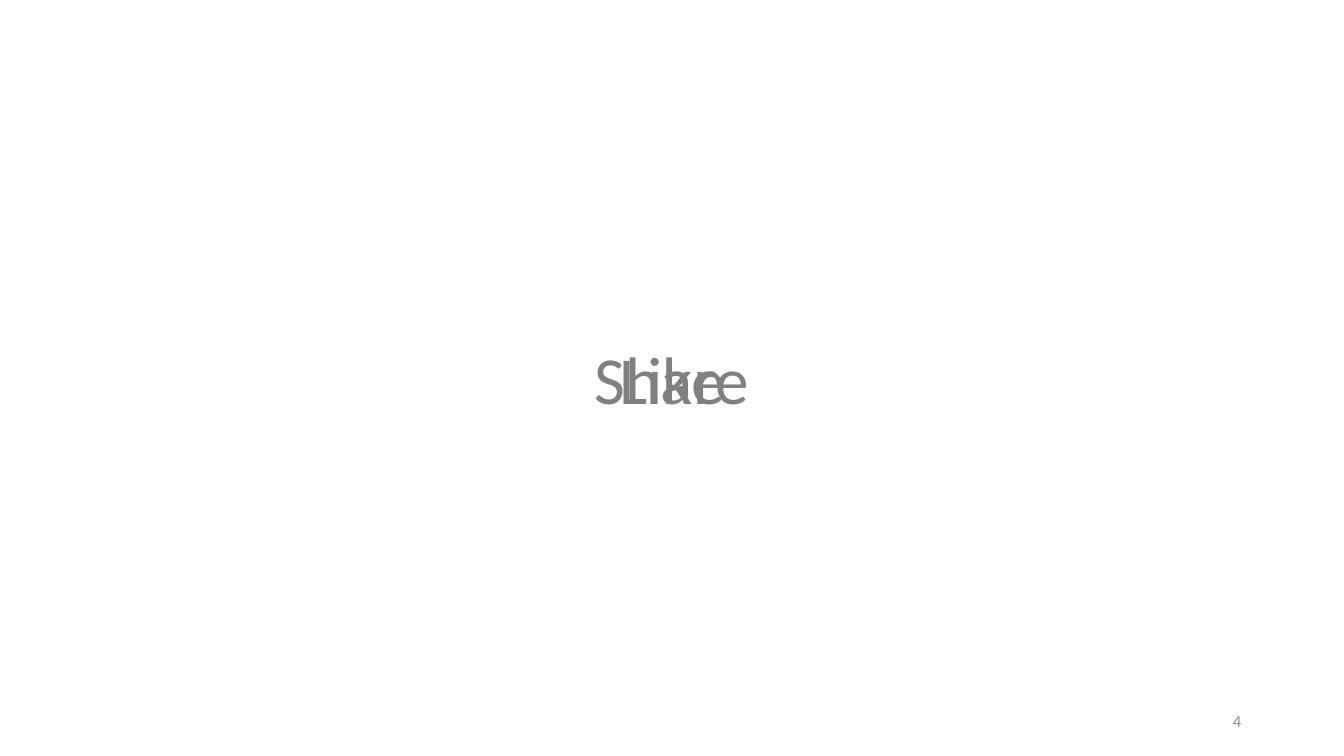
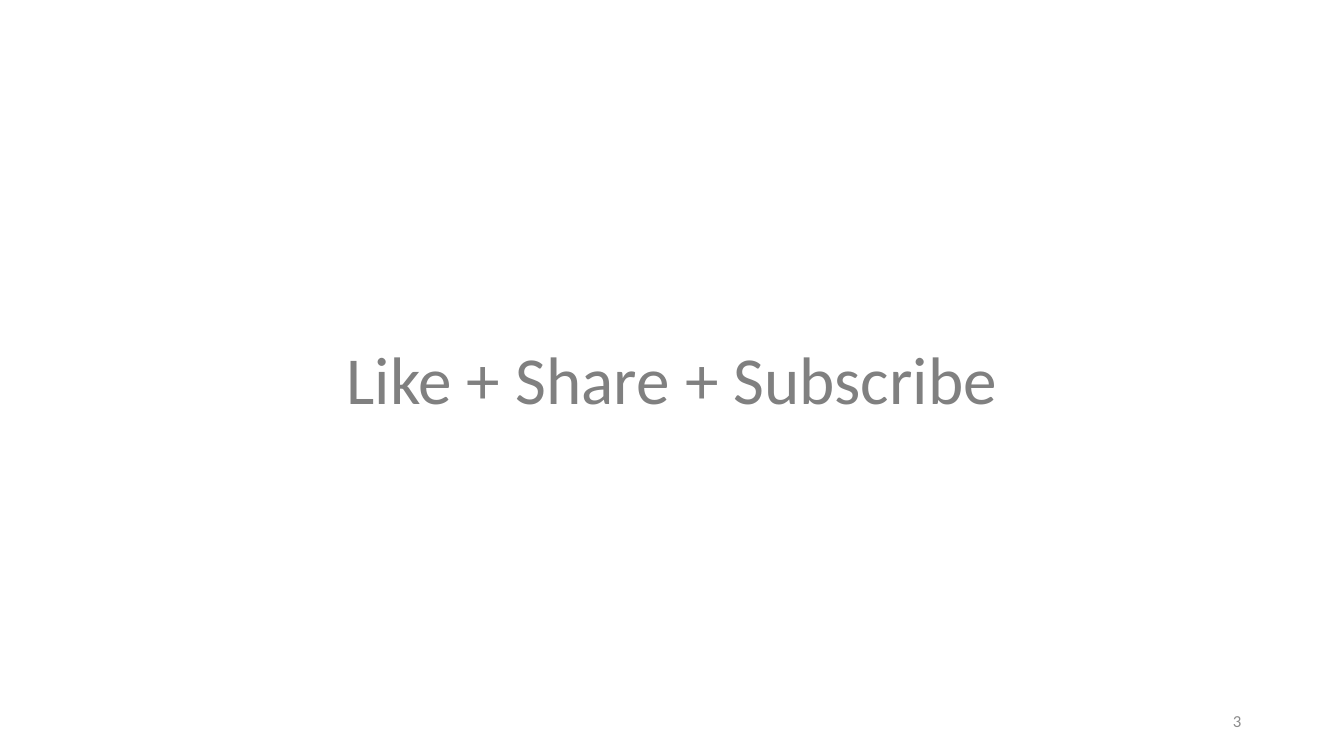
Before and after one commit to aukgit/How-to-install-Bootstrapper, a slide deck: slide 3 of ASP.NET Bootstraper.pptx (slide 4 before the commit). Drawn at 1344x756 pixels with LibreOffice and Linux fonts; fonts in the diff are those of the drawing. Boxes give left, top, right and bottom in pixels: in the first picture for what was removed or moved away, otherwise in the second. Text is boxed around its words. In the diff, an @@ line names an element or a change of style, - is before the commit and + after.

```diff
--- a/ASP.NET Bootstraper.pptx
+++ b/ASP.NET Bootstraper.pptx
@@ text at [346, 357, 997, 405]: text changed @@
-Share
+Like + Share + Subscribe
@@ text removed at [619, 357, 724, 405] @@
-Like
@@ page number at [1233, 716, 1241, 727]: text changed @@
-4
+3
```
Also in this commit, not shown: 1 other slide changed, 2 slides removed, 2 other files.
